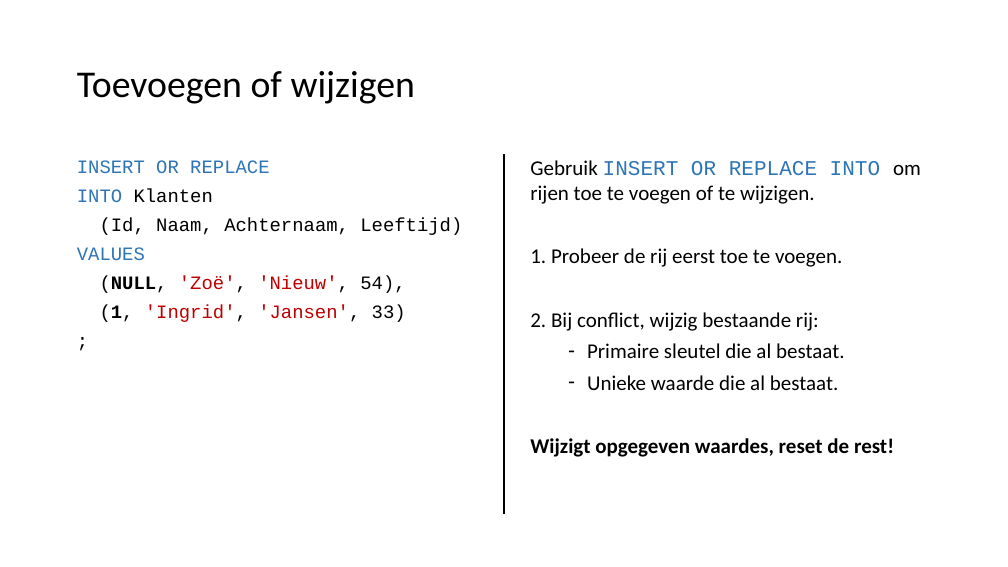
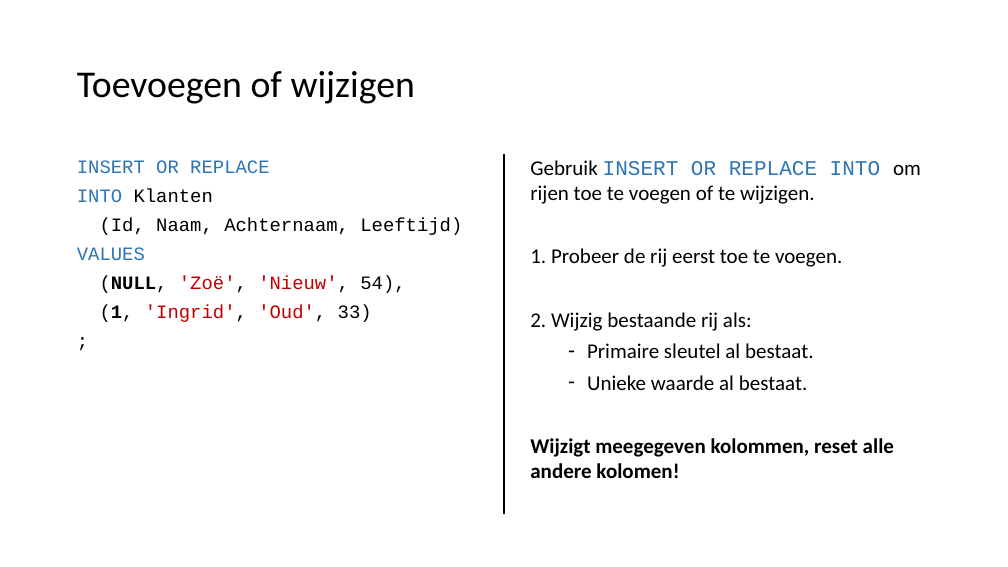
Before and after one commit to LFKoning/knowledge-sharing, a slide deck: slide 60 of sql_course_2p/1_basics/1_basics.pptx. Drawn at 1008x567 pixels with LibreOffice and Linux fonts; fonts in the diff are those of the drawing. Boxes give left, top, right and bottom in pixels: in the first picture for what was removed or moved away, otherwise in the second. Text is boxed around its words. In the diff, an @@ line names an element or a change of style, - is before the commit and + after.

```diff
--- a/sql_course_2p/1_basics/1_basics.pptx
+++ b/sql_course_2p/1_basics/1_basics.pptx
@@ text at [100,305,372,322]: text changed @@
-(1, 'Ingrid', 'Jansen', 33)
+(1, 'Ingrid', 'Oud', 33)
@@ text at [530,312,894,478]: text changed @@
-2. Bij conflict, wijzig bestaande rij:
-  – Primaire sleutel die al bestaat.
-  – Unieke waarde die al bestaat.
-Wijzigt opgegeven waardes, reset de rest!
+2. Wijzig bestaande rij als:
+  – Primaire sleutel al bestaat.
+  – Unieke waarde al bestaat.
+Wijzigt meegegeven kolommen, reset alle andere kolomen!
```
Also in this commit, not shown: 31 other slides changed, 3 slides added, 3 slides removed, 14 other files.
